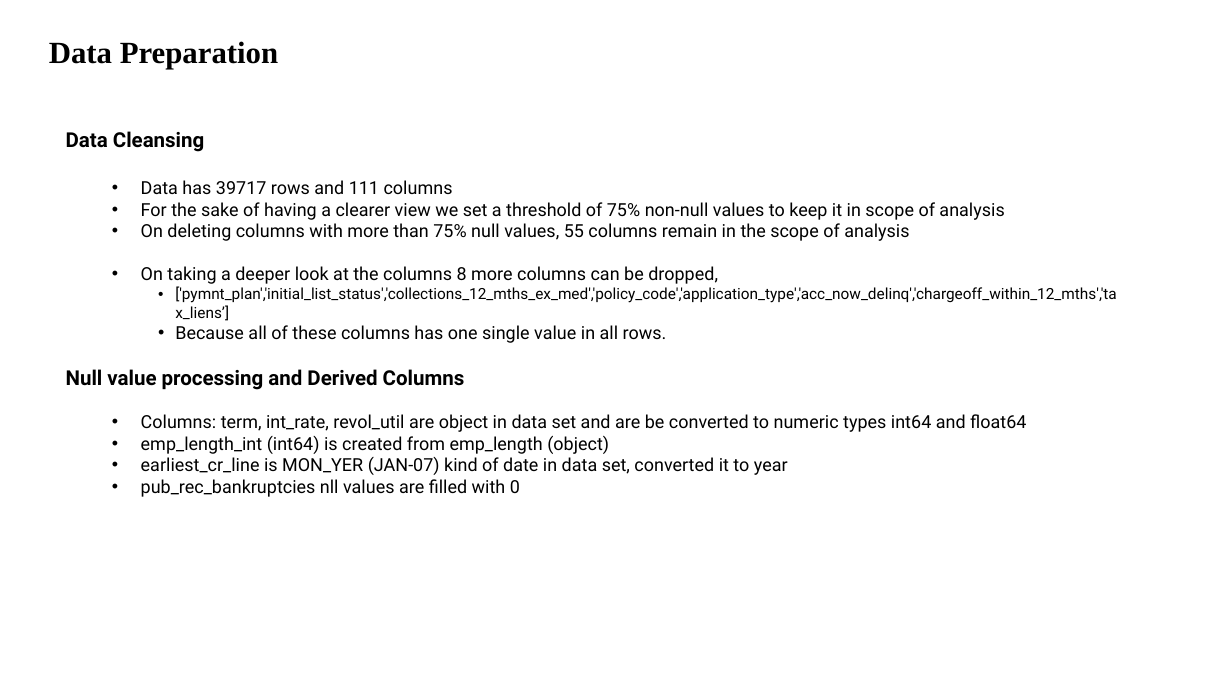
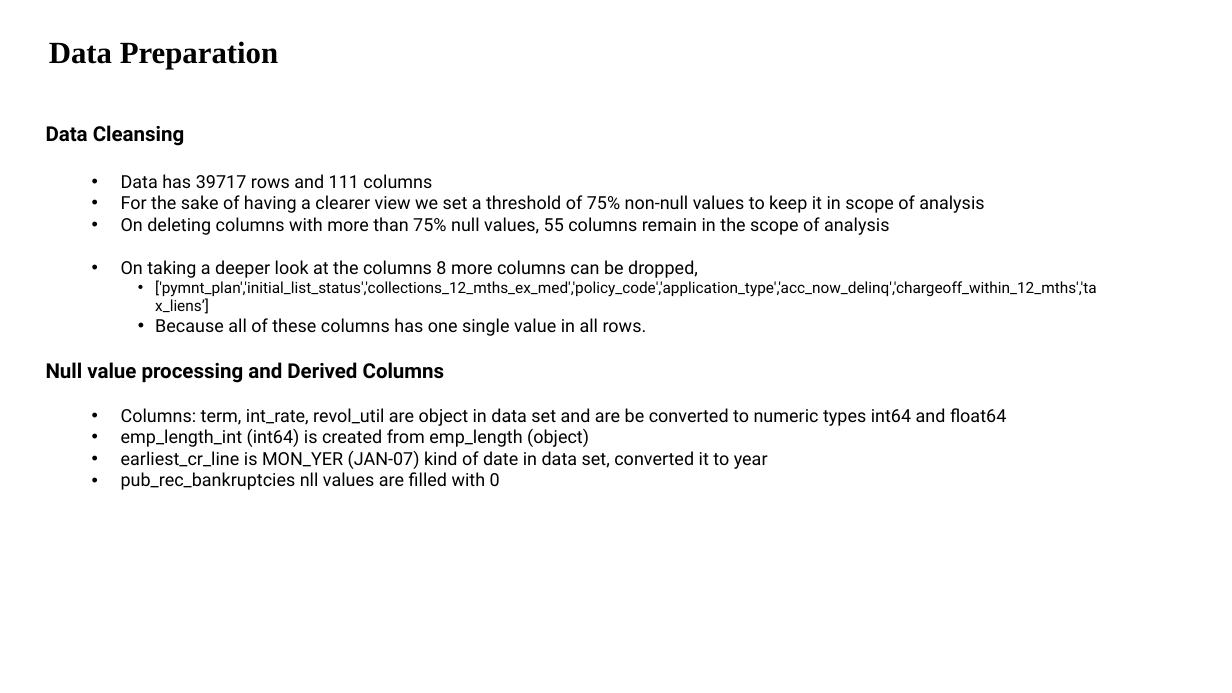
Before and after one commit to VFulara/LendingClubCaseStudy, a slide deck: slide 2 of Presentation.pptx. Drawn at 1232x693 pixels with LibreOffice and Linux fonts; fonts in the diff are those of the drawing. Boxes give left, top, right and bottom in pixels: in the first picture for what was removed or moved away, otherwise in the second. Text is boxed around its words. In the diff, an @@ line names an element or a change of style, - is before the commit and + after.

```diff
--- a/Presentation.pptx
+++ b/Presentation.pptx
@@ text "Data Cleansing": place and size @@
-text "Data Cleansing" at (66, 131, 1116, 497)
+text "Data Cleansing" at (46, 125, 1096, 490)
```
Also in this commit, not shown: 8 slides added, 1 slide removed, 1 other file.
